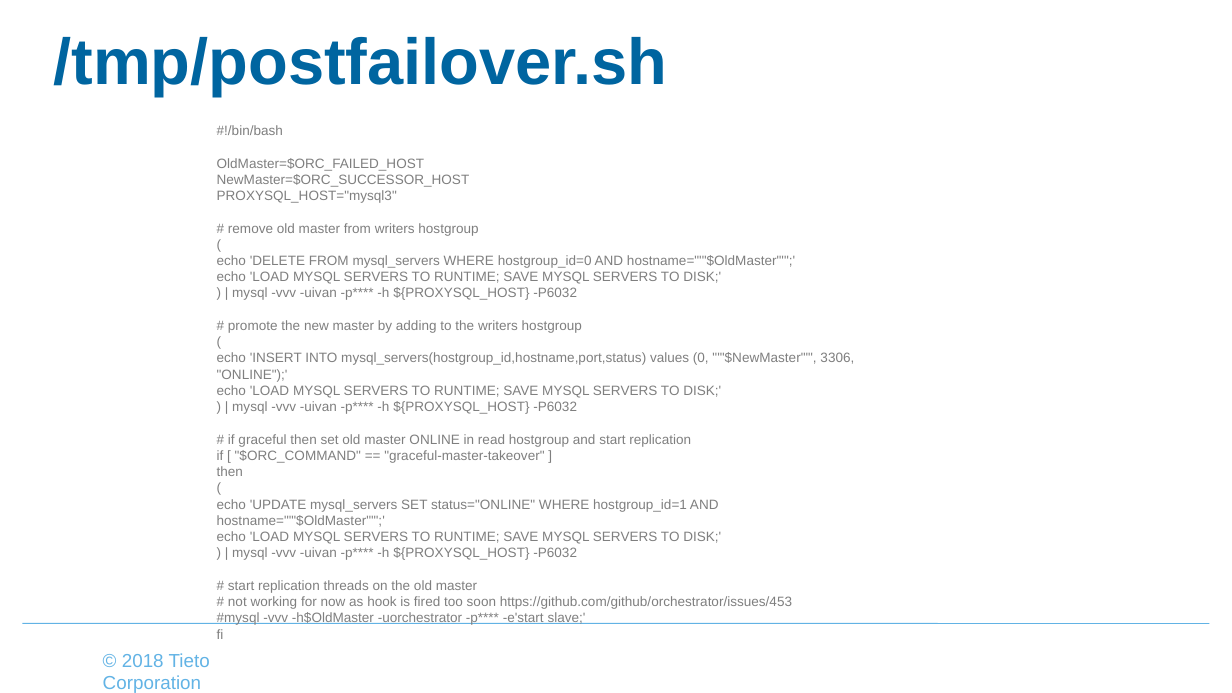
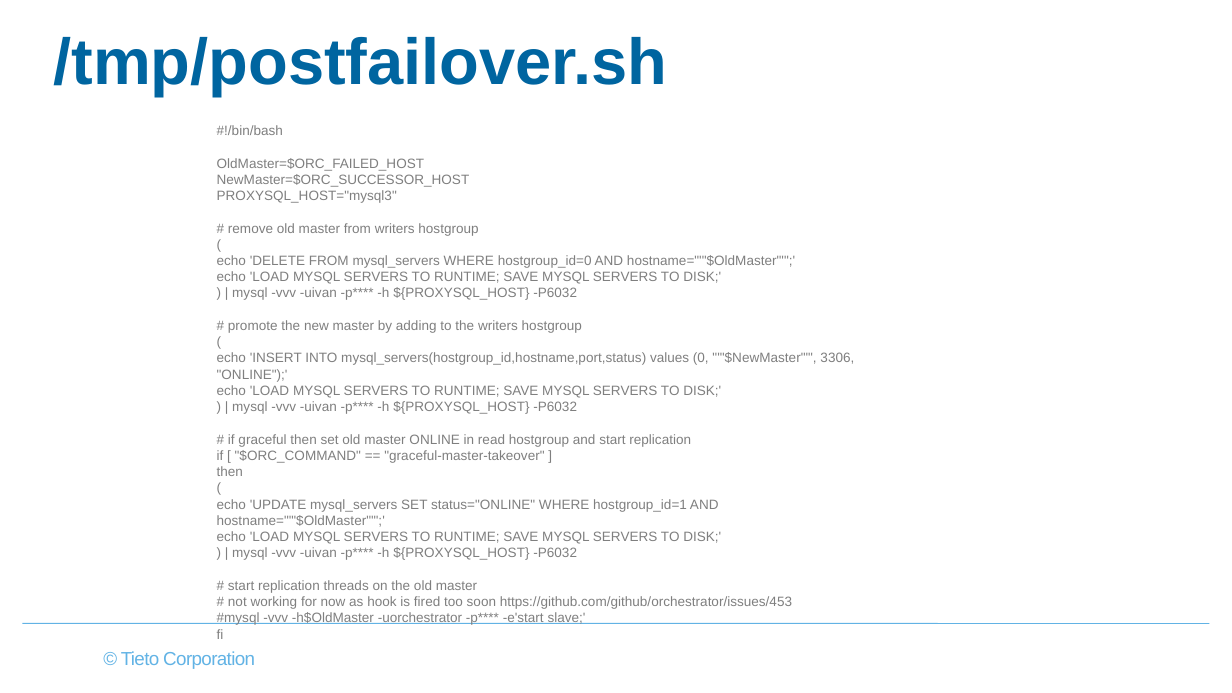
Before and after one commit to virh/case-study, a slide deck: slide 32 of vitess/MySQL Index & Orchestrator.pptx. Drawn at 1232x693 pixels with LibreOffice and Linux fonts; fonts in the diff are those of the drawing; background and template pictures are left out. Boxes give left, top, right and bottom in pixels: in the first picture for what was removed or moved away, otherwise in the second. Text is boxed around its words. In the diff, an @@ line names an element or a change of style, - is before the commit and + after.

Commit message:
add ppt

```diff
--- a/vitess/MySQL Index & Orchestrator.pptx
+++ b/vitess/MySQL Index & Orchestrator.pptx
@@ text "© Tieto Corporation" at bbox=[121, 651, 255, 669]: vertical alignment top to bottom @@
@@ text at bbox=[121, 651, 255, 669]: text changed @@
-© 2018 Tieto Corporation
+© Tieto Corporation
```
Also in this commit, not shown: 31 other slides changed, 1 slide added, 1 slide removed.
